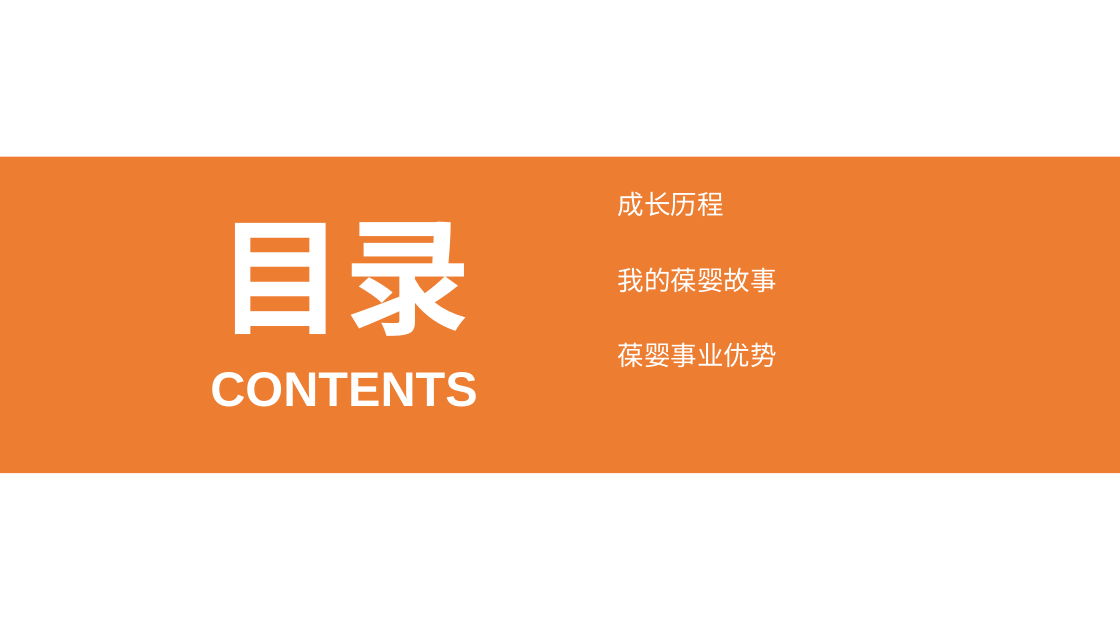
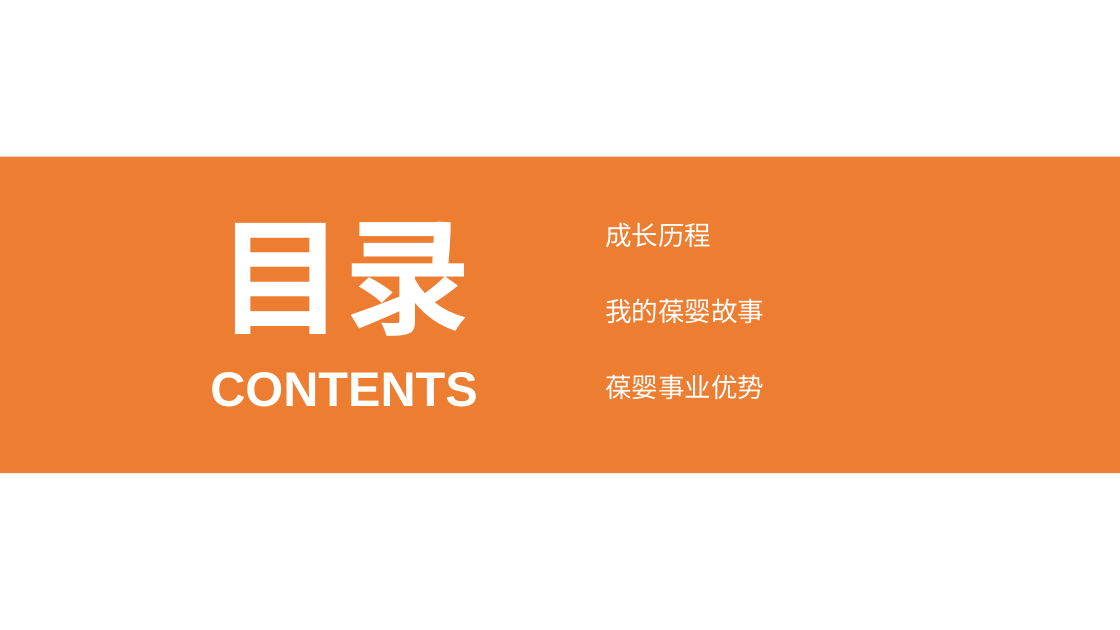
Before and after one commit to ForeverBadBoy/gradle-rabbitmq, a slide deck: slide 2 of src/main/resources/自我介绍.pptx. Drawn at 1120x630 pixels with LibreOffice and Linux fonts; fonts in the diff are those of the drawing. Boxes give left, top, right and bottom in pixels: in the first picture for what was removed or moved away, otherwise in the second. Text is boxed around its words. In the diff, an @@ line names an element or a change of style, - is before the commit and + after.

Commit message:
modify ppt 191206-1

```diff
--- a/src/main/resources/自我介绍.pptx
+++ b/src/main/resources/自我介绍.pptx
@@ 3 frees: place and size @@
-3 frees at [618, 188, 833, 371]
+3 frees at [605, 219, 820, 402]
```
